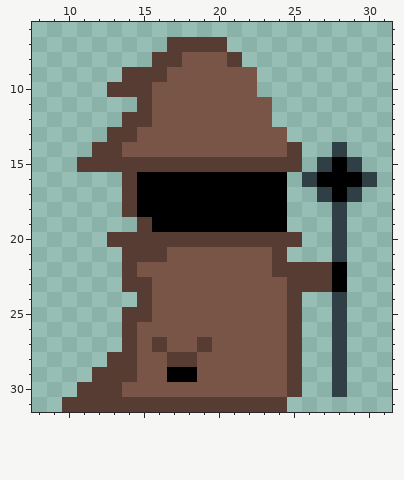
Pixel-art sprite: public/images/death-mage-cast.png. Above, as it was before the edit.
The file is 160x160 pixels, drawn in blocks of 5x5; one block is one cell here. Shown: x 8..31, y 6..31.
Once edited:
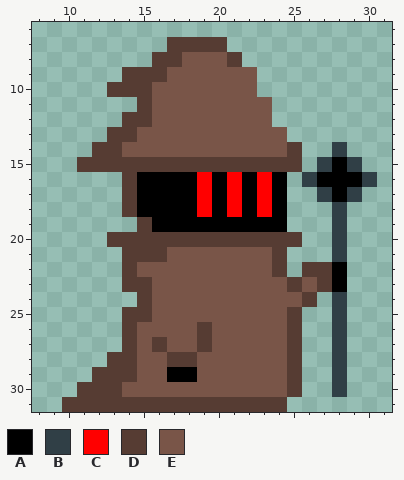
Palette (. is transparent): A #000000  B #303f46  C #ff0000  D #563c33  E #795548
Edits made:
@@ x 17..25 @@
 15 DDDDDDDDD
-16 AAAAAAAA.
-17 AAAAAAAA.
-18 AAAAAAAA.
+16 AACACACA.
+17 AACACACA.
+18 AACACACA.
 19 AAAAAAAA.
@@ x 17..28 @@
 21 EEEEEEED...B
-22 EEEEEEEDDDDA
-23 EEEEEEEEDDDA
-24 EEEEEEEED..B
+22 EEEEEEED.DDA
+23 EEEEEEEEDEDA
+24 EEEEEEEEED.B
 25 EEEEEEEED..B
-26 EEEEEEEED..B
+26 EEDEEEEED..B
 27 EEDEEEEED..B
